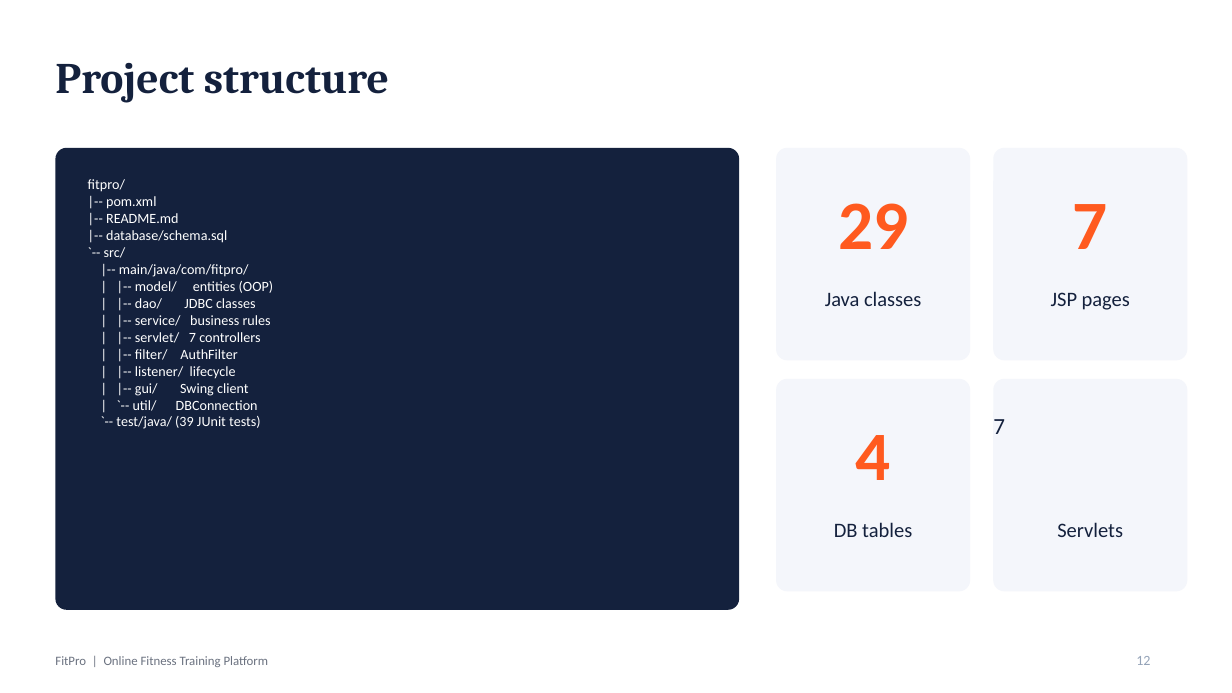
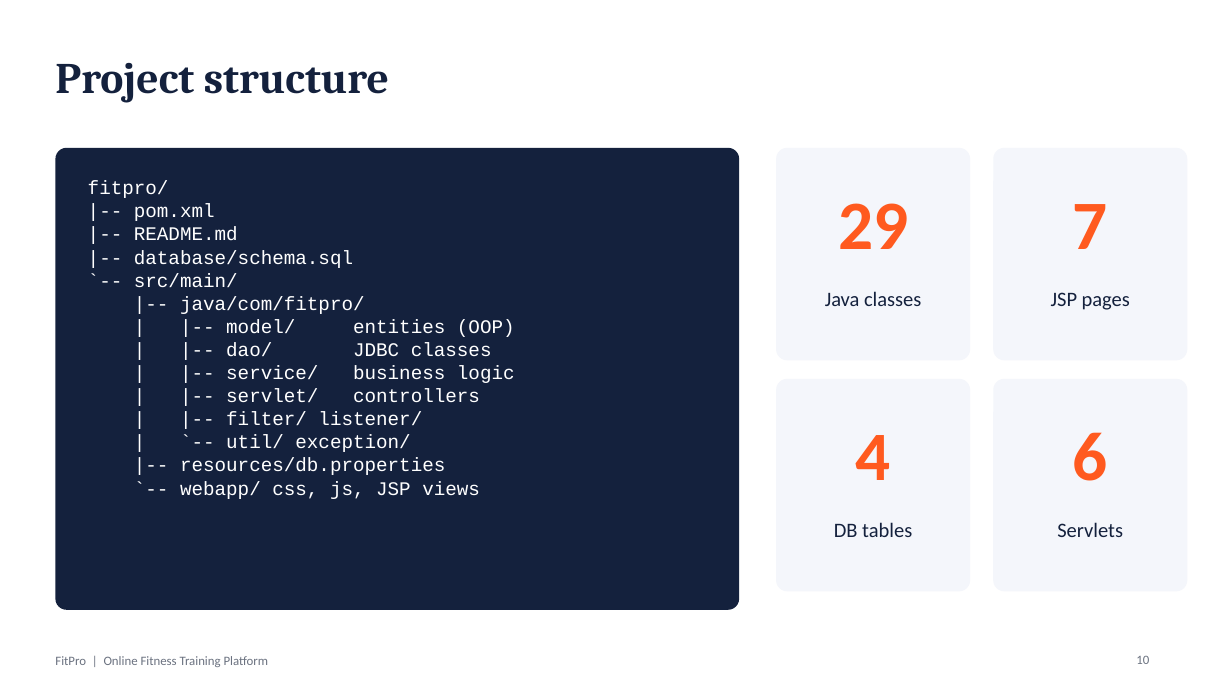
Before and after one commit to adiithakurr110/FitPro-Fitness-Platform, a slide deck: slide 10 of docs/FitPro_Final_Presentation.pptx (slide 12 before the commit). Drawn at 1232x693 pixels with LibreOffice and Linux fonts; fonts in the diff are those of the drawing. Boxes give left, top, right and bottom in pixels: in the first picture for what was removed or moved away, otherwise in the second. Text is boxed around its words. In the diff, an @@ line names an element or a change of style, - is before the commit and + after.

```diff
--- a/docs/FitPro_Final_Presentation.pptx
+++ b/docs/FitPro_Final_Presentation.pptx
@@ text at (88,181,515,357): size 11 to 15 pt, font Calibri to Courier New in "fitpro/", "|-- pom.xml", "|-- README.md", "|-- database/schema.sql" and 2 more places @@
@@ text at (134,273,365,314): text changed; size 11 to 15 pt; font Calibri to Courier New @@
-`-- src/
-|-- main/java/com/fitpro/
+`-- src/main/
+|-- java/com/fitpro/
@@ text at (180,366,515,499): text changed; size 11 to 15 pt; font Calibri to Courier New @@
-| |-- service/ business rules
-| |-- servlet/ 7 controllers
-| |-- filter/ AuthFilter
-| |-- listener/ lifecycle
-| |-- gui/ Swing client
-| `-- util/ DBConnection
-`-- test/java/ (39 JUnit tests)
+| |-- service/ business logic
+| |-- servlet/ controllers
+| |-- filter/ listener/
+| `-- util/ exception/
+|-- resources/db.properties
+`-- webapp/ css, js, JSP views
@@ text at (1073,432,1108,481): text changed; size 18 to 54 pt; text colour #14213D to #FF5A1F; bold on @@
-7
+6
@@ page number at (1136,656,1149,664): text changed; size 11 to 10 pt; text colour #94A3B8 to #6B7280 @@
-12
+10
```
Also in this commit, not shown: 15 other slides changed, 1 slide added, 6 slides removed, 1 other file.
